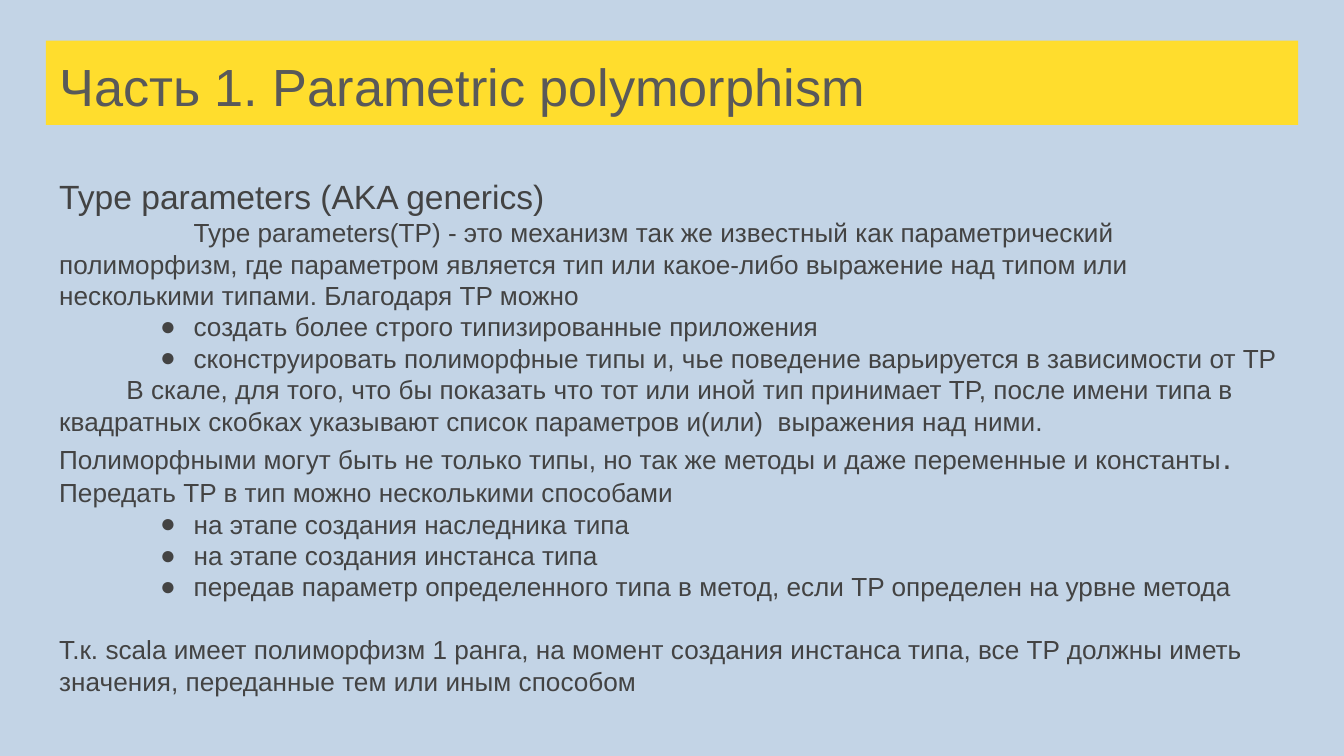
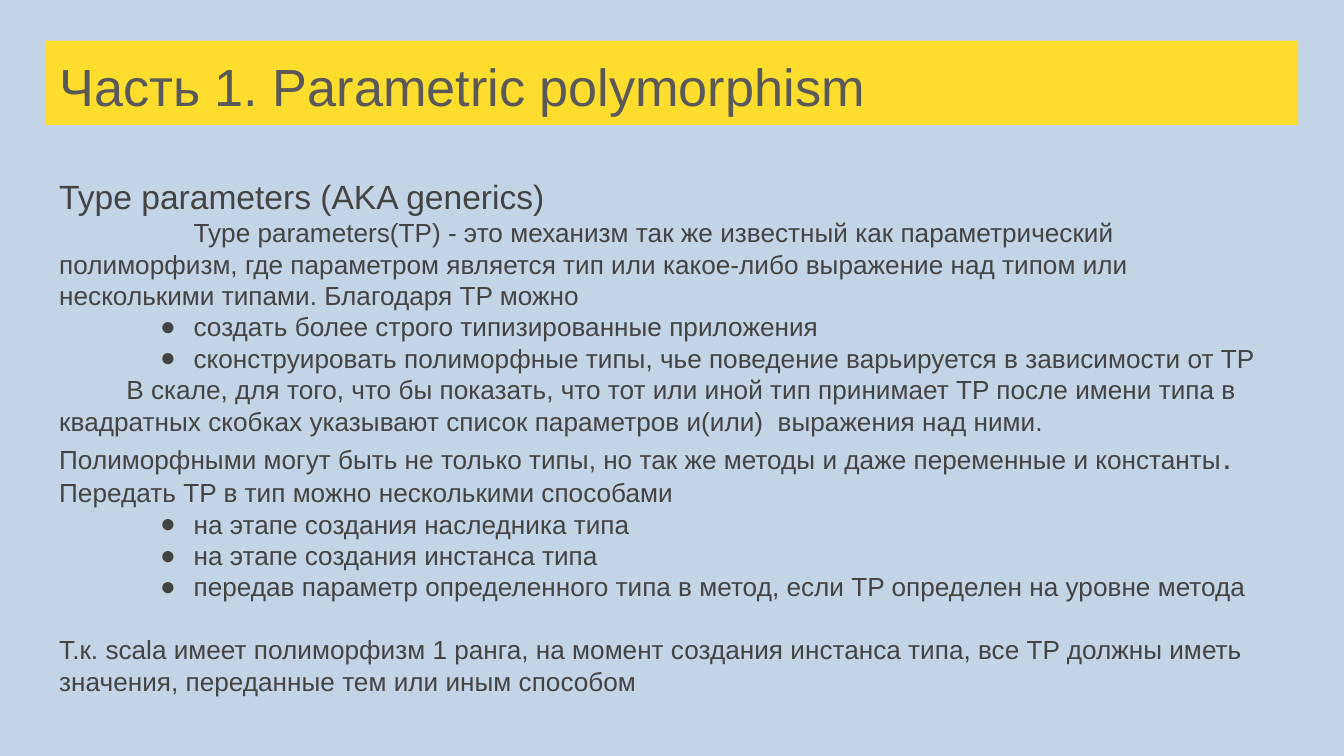
Before and after one commit to sergeypopov83/scala-school, a slide deck: slide 116 of src/main/resources/Лекции Scala для FinTech.pptx. Drawn at 1344x756 pixels with LibreOffice and Linux fonts; fonts in the diff are those of the drawing. Boxes give left, top, right and bottom in pixels: in the first picture for what was removed or moved away, otherwise in the second. Text is boxed around its words. In the diff, an @@ line names an element or a change of style, - is before the commit and + after.

```diff
--- a/src/main/resources/Лекции Scala для FinTech.pptx
+++ b/src/main/resources/Лекции Scala для FinTech.pptx
@@ text at bbox=[59, 349, 1254, 436]: text changed @@
-● сконструировать полиморфные типы и, чье поведение варьируется в зависимости от TP
-В скале, для того, что бы показать что тот или иной тип принимает TP, после имени типа в квадратных скобках указывают список параметров и(или) выражения над ними.
+● сконструировать полиморфные типы, чье поведение варьируется в зависимости от TP
+В скале, для того, что бы показать, что тот или иной тип принимает TP после имени типа в квадратных скобках указывают список параметров и(или) выражения над ними.
@@ text at bbox=[194, 578, 1245, 602]: text changed @@
-● передав параметр определенного типа в метод, если TP определен на урвне метода
+● передав параметр определенного типа в метод, если TP определен на уровне метода
```
Also in this commit, not shown: 11 other slides changed, 13 other files.
